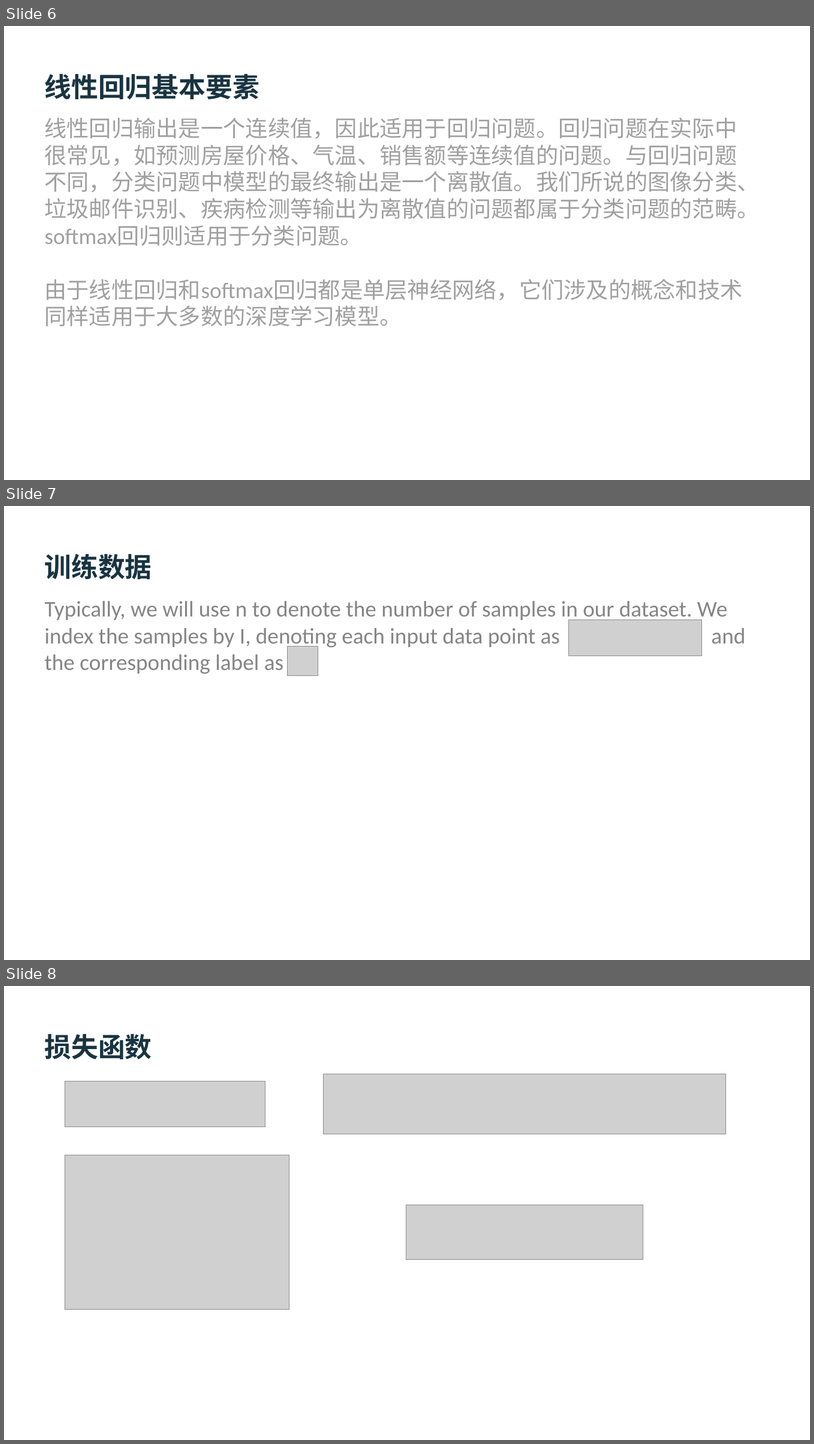
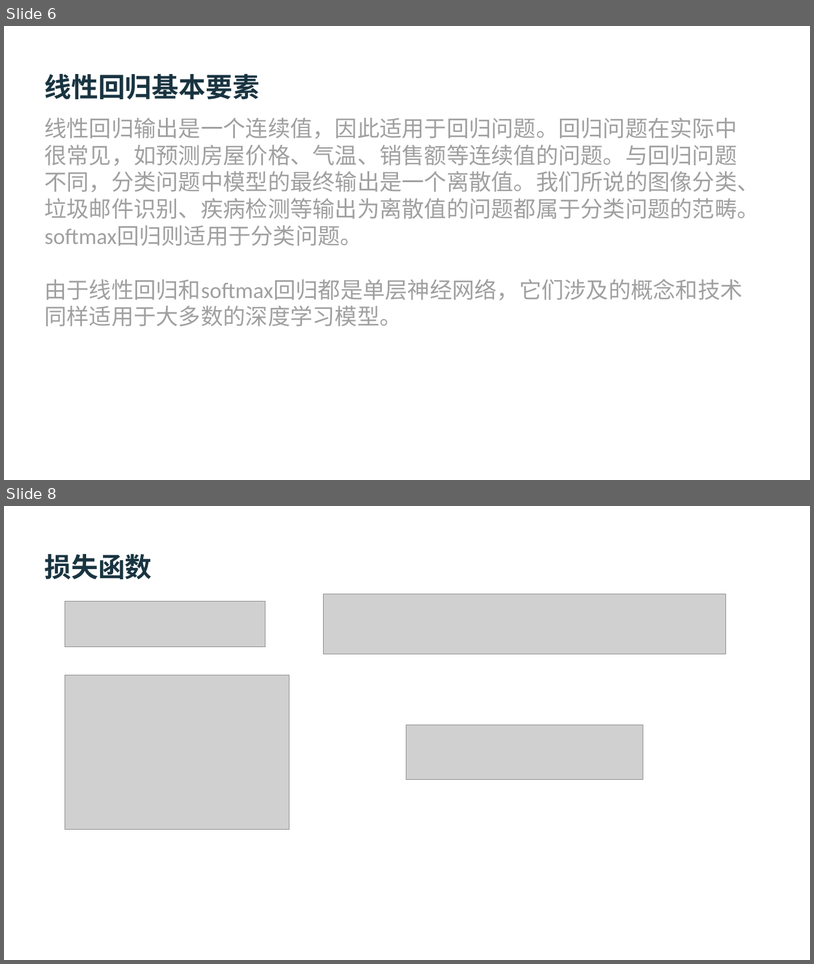
Before and after one commit to ceteongvanness/eventdemo, a slide deck: Dive into Deep Learning/2. Linear Regression-CH.pptx. Shown one above the other, each under a label of ours: slides 6, 7 and 8 before the commit, slides 6 and 8 after it; the slides between them are not shown. The pictures are 814x1444 and 814x964 pixels, drawn with LibreOffice and Linux fonts; fonts in the diff are those of the drawing; grey boxes stand for pictures. Boxes give left, top, right and bottom in pixels: in the first picture for what was removed or moved away, otherwise in the second. Text is boxed around its words. In the diff, an @@ line names an element or a change of style, - is before the commit and + after.

```diff
--- a/Dive into Deep Learning/2. Linear Regression-CH.pptx
+++ b/Dive into Deep Learning/2. Linear Regression-CH.pptx
@@ slide 7 removed at (4, 506, 810, 960), background #FFFFFF @@
@@ title removed at (45, 553, 152, 579) @@
-训练数据
@@ title removed at (45, 601, 746, 674) @@
-Typically, we will use n to denote the number of samples in our dataset. We index the samples by I, denoting each input data point as and the corresponding label as
@@ picture removed at (569, 620, 702, 655) @@
@@ picture removed at (288, 646, 318, 675) @@
```
Also in this commit, not shown: 1 slide added, 1 other slide removed, 1 other file.
